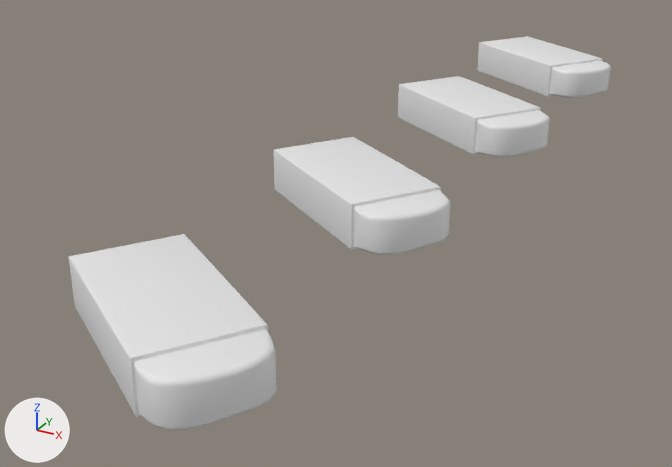
The FBX model Assets/3DModel/GGJ_eraser1.fbx: old version first, new version second.
The view is the same before and after, from a 50 mm camera at (0.083, -0.185, 0.067) aimed at (-0.01, -0.016, -0.017). The axes (+X, +Y, +Z) are drawn at lower left. The lights are the same throughout. Where no turn or scale is listed for an object, it has been applied to the vertices.

The first picture shows 'eraser', 'eraser2', 'eraser3', 'eraser4'.
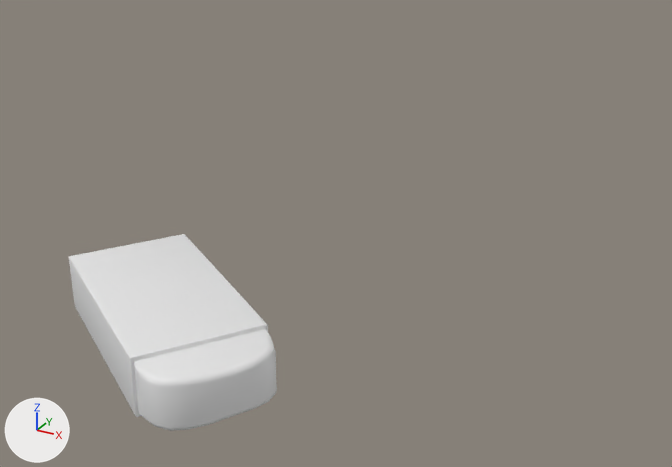
The newer file is also rescaled (x0.01), turned or shifted as a whole; pictures and numbers use the older file's frame.

What differs and where, as boxes (x1, y1, x2, y2) in the pictures (672 x 467 px):
'eraser2', deleted: before (273, 137, 450, 255)
    faces in mat_keber2 (white #e7e7e7): (273, 137, 440, 250)
    faces in mat_eraser (white #e7e7e7): (354, 190, 450, 255)
    faces in mat_paper_2 (white #e7e7e7): (351, 187, 441, 249)
    faces in mat_black (white #e7e7e7): (353, 189, 439, 247)
'eraser3', deleted: before (398, 76, 550, 157)
    faces in mat_keber3 (white #e7e7e7): (398, 76, 540, 155)
    faces in mat_eraser (white #e7e7e7): (475, 110, 550, 157)
    faces in mat_paper_2 (white #e7e7e7): (473, 108, 541, 155)
'eraser4', deleted: before (478, 36, 611, 98)
    faces in mat_keber4 (white #e7e7e7): (478, 36, 602, 96)
    faces in mat_eraser (white #e7e7e7): (549, 61, 611, 98)

The change, as a diff of the scene's bpy script:
```diff
--- a/Assets/3DModel/GGJ_eraser1.fbx.py
+++ b/Assets/3DModel/GGJ_eraser1.fbx.py
@@ ob_eraser2 @@
-ob_eraser2 = bpy.data.objects.new('eraser2', me_mesh_003)
-ob_eraser2.location = (0.0, -0.028, 0.0)
@@ ob_eraser3 @@
-ob_eraser3 = bpy.data.objects.new('eraser3', me_mesh_002)
-ob_eraser3.location = (0.0, 0.0337, 0.0)
@@ ob_eraser4 @@
-ob_eraser4 = bpy.data.objects.new('eraser4', me_mesh)
-ob_eraser4.location = (0.0, 0.0928, 0.0)
```
